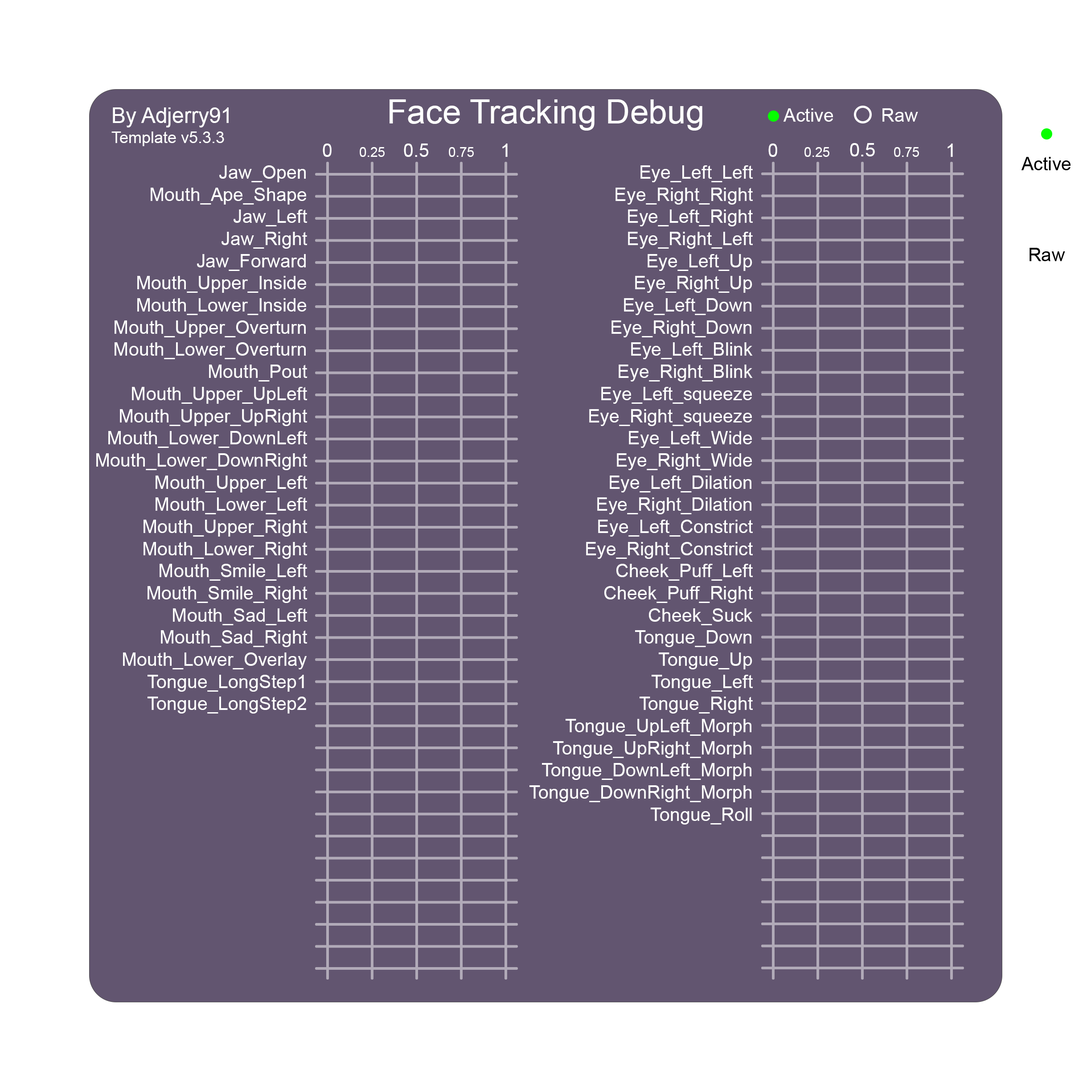
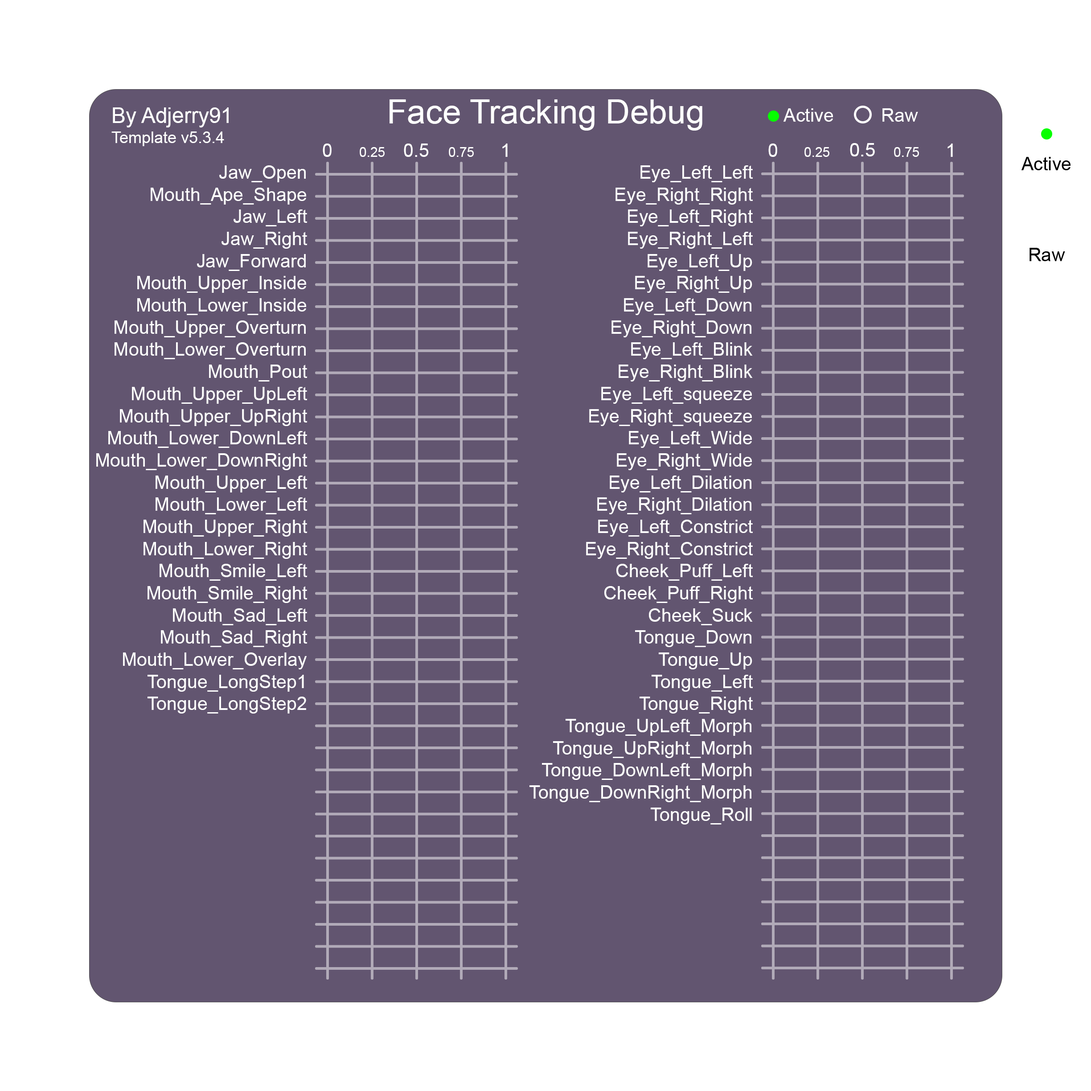
Comparing the layer stacks of the two (1091, 1091) images. Changes:
renamed "Template v5.3.3" to "Template v5.3.4", painted on it over [215, 131, 225, 144]
